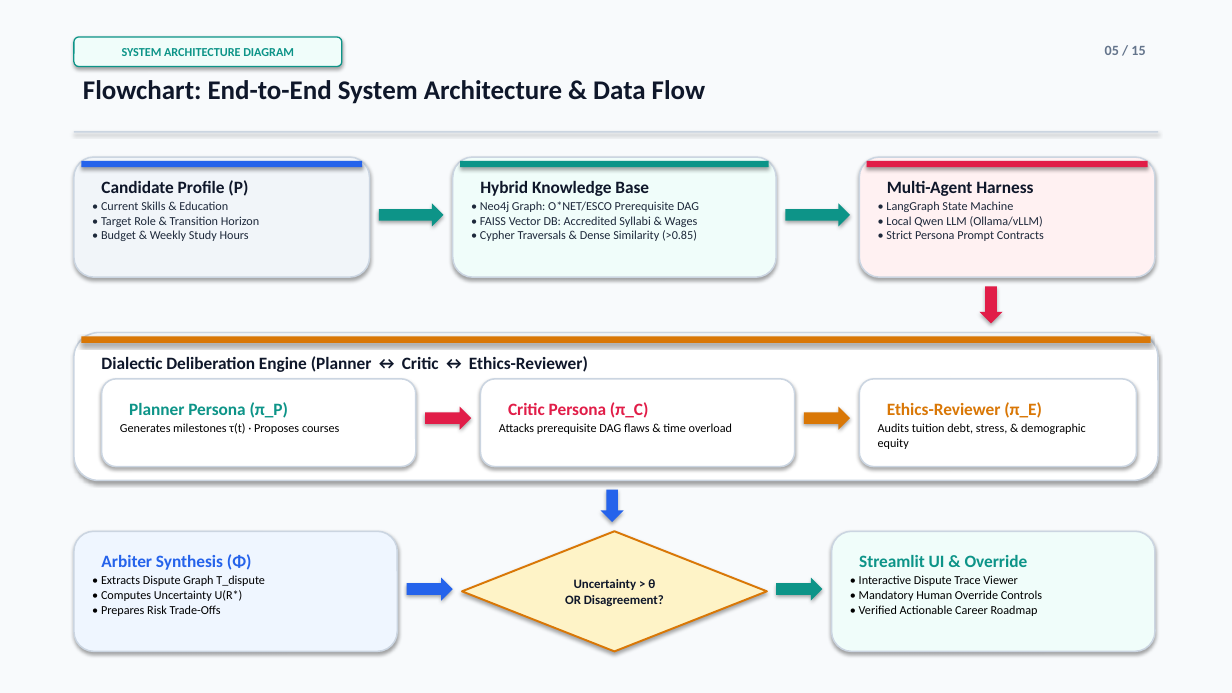
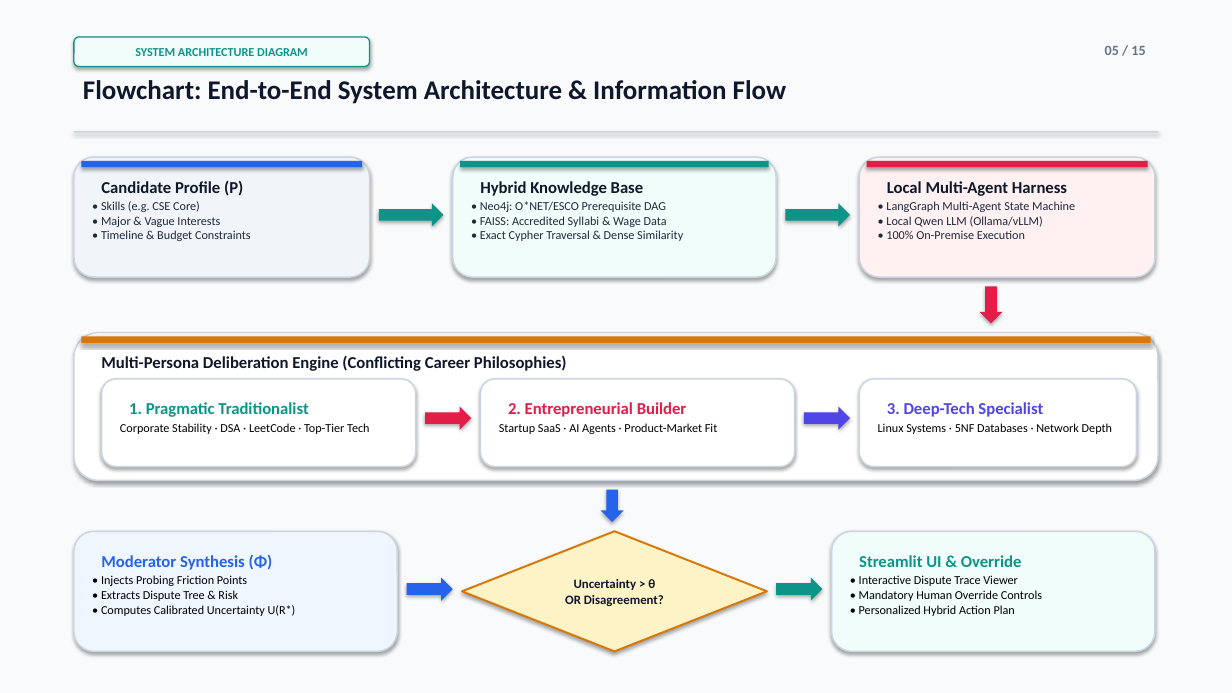
Before and after one commit to parth2024-tech/rai-project, a slide deck: slide 5 of Final_Presentation.pptx. Drawn at 1232x693 pixels with LibreOffice and Linux fonts; fonts in the diff are those of the drawing. Boxes give left, top, right and bottom in pixels: in the first picture for what was removed or moved away, otherwise in the second. Text is boxed around its words. In the diff, an @@ line names an element or a change of style, - is before the commit and + after.

Commit message:
feat: synchronize personas, 5-stage debate loop, and flowcharts in Final_Presentation.pptx

```diff
--- a/Final_Presentation.pptx
+++ b/Final_Presentation.pptx
@@ rounded rectangle "SYSTEM ARCHITECTURE DIAGRAM": place and size @@
-rounded rectangle "SYSTEM ARCHITECTURE DIAGRAM" at (74,37,342,67)
+rounded rectangle "SYSTEM ARCHITECTURE DIAGRAM" at (74,37,370,67)
@@ text at (83,80,786,104): text changed @@
-Flowchart: End-to-End System Architecture & Data Flow
+Flowchart: End-to-End System Architecture & Information Flow
@@ text at (101,201,251,241): text changed @@
-• Current Skills & Education
-• Target Role & Transition Horizon
-• Budget & Weekly Study Hours
+• Skills (e.g. CSE Core)
+• Major & Vague Interests
+• Timeline & Budget Constraints
@@ text at (480,201,683,241): text changed @@
-• Neo4j Graph: O*NET/ESCO Prerequisite DAG
-• FAISS Vector DB: Accredited Syllabi & Wages
-• Cypher Traversals & Dense Similarity (>0.85)
+• Neo4j: O*NET/ESCO Prerequisite DAG
+• FAISS: Accredited Syllabi & Wage Data
+• Exact Cypher Traversal & Dense Similarity
@@ text at (886,201,1075,239): text changed @@
-• LangGraph State Machine
-• Local Qwen LLM (Ollama/vLLM)
-• Strict Persona Prompt Contracts
+• LangGraph Multi-Agent State Machine
+• Local Qwen LLM (Ollama/vLLM)
+• 100% On-Premise Execution
@@ text at (887,181,1067,196): text changed; size 13.5 to 13 pt @@
-Multi-Agent Harness
+Local Multi-Agent Harness
@@ text at (101,355,567,371): text changed; size 13.5 to 13 pt @@
-Dialectic Deliberation Engine (Planner ↔ Critic ↔ Ethics-Reviewer)
+Multi-Persona Deliberation Engine (Conflicting Career Philosophies)
@@ text at (129,402,308,417): text changed; size 13.5 to 13 pt @@
-Planner Persona (π_P)
+1. Pragmatic Traditionalist
@@ text at (508,402,687,417): text changed; size 13.5 to 13 pt @@
-Critic Persona (π_C)
+2. Entrepreneurial Builder
@@ right arrow at (804,407,850,430): fill #D97706 to #4F46E5 @@
@@ text at (887,402,1043,417): text changed; size 13.5 to 13 pt; text colour #D97706 to #4F46E5 @@
-Ethics-Reviewer (π_E)
+3. Deep-Tech Specialist
@@ text at (120,423,369,434): text changed @@
-Generates milestones τ(t) · Proposes courses
+Corporate Stability · DSA · LeetCode · Top-Tier Tech
@@ text at (499,423,717,434): text changed @@
-Attacks prerequisite DAG flaws & time overload
+Startup SaaS · AI Agents · Product-Market Fit
@@ text at (878,423,1112,434): text changed @@
-Audits tuition debt, stress, & demographic equity
+Linux Systems · 5NF Databases · Network Depth
@@ text at (101,555,273,570): text changed; size 13.5 to 13 pt @@
-Arbiter Synthesis (Φ)
+Moderator Synthesis (Φ)
@@ size 13.5 to 13 pt in 3 elements at (101,181,243,196), (480,181,644,196), (859,555,1022,567) @@
@@ text at (101,575,296,616): text changed @@
-• Extracts Dispute Graph T_dispute
-• Computes Uncertainty U(R*)
-• Prepares Risk Trade-Offs
+• Injects Probing Friction Points
+• Extracts Dispute Tree & Risk
+• Computes Calibrated Uncertainty U(R*)
@@ text at (859,575,1042,616): text changed @@
-• Interactive Dispute Trace Viewer
-• Mandatory Human Override Controls
-• Verified Actionable Career Roadmap
+• Interactive Dispute Trace Viewer
+• Mandatory Human Override Controls
+• Personalized Hybrid Action Plan
```
Also in this commit, not shown: 11 other slides changed, 3 slides added, 3 slides removed, 4 other files.
